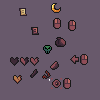
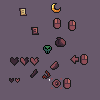
Layered file, before and after one edit (w=100, h=100). Changes by layer:
removed layer "ShieldHeart.png" from group "Hearts" over [13, 75, 22, 84]
added group "Group 1" with 2 layers above "Skulls" over [9, 78, 20, 83]
added layer "PainHeartEmpty.png" in group "Group 1" over [9, 78, 14, 83]
added layer "PainHeartFull.png" in group "Group 1" over [15, 78, 20, 83]
